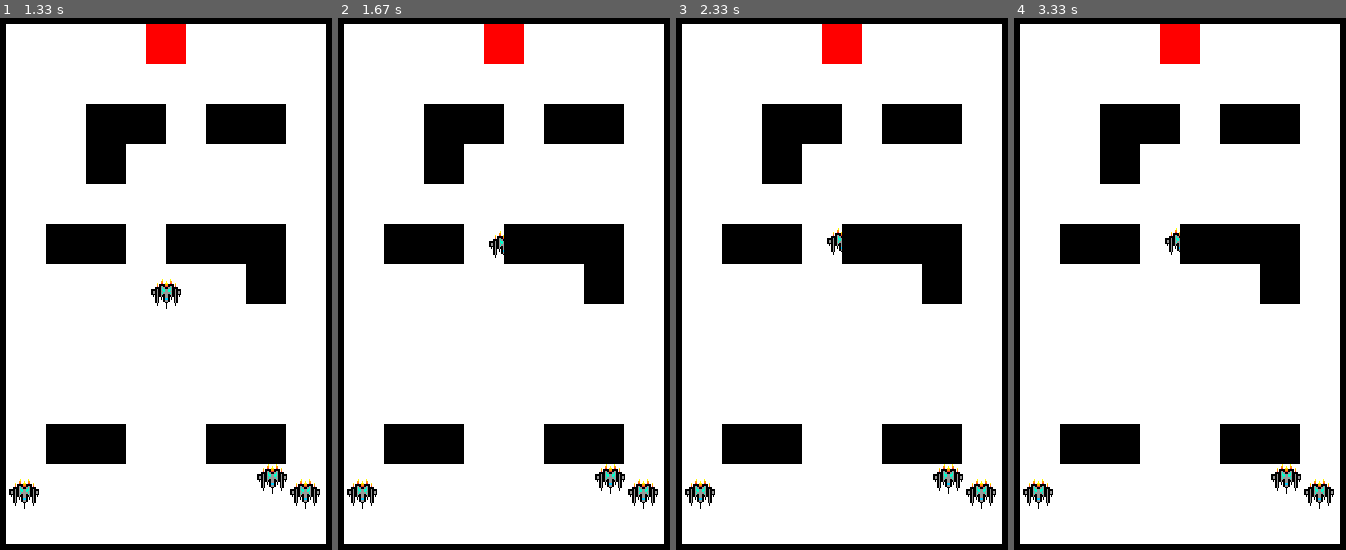
Above: before the commit, frames 1-4 (left to right).
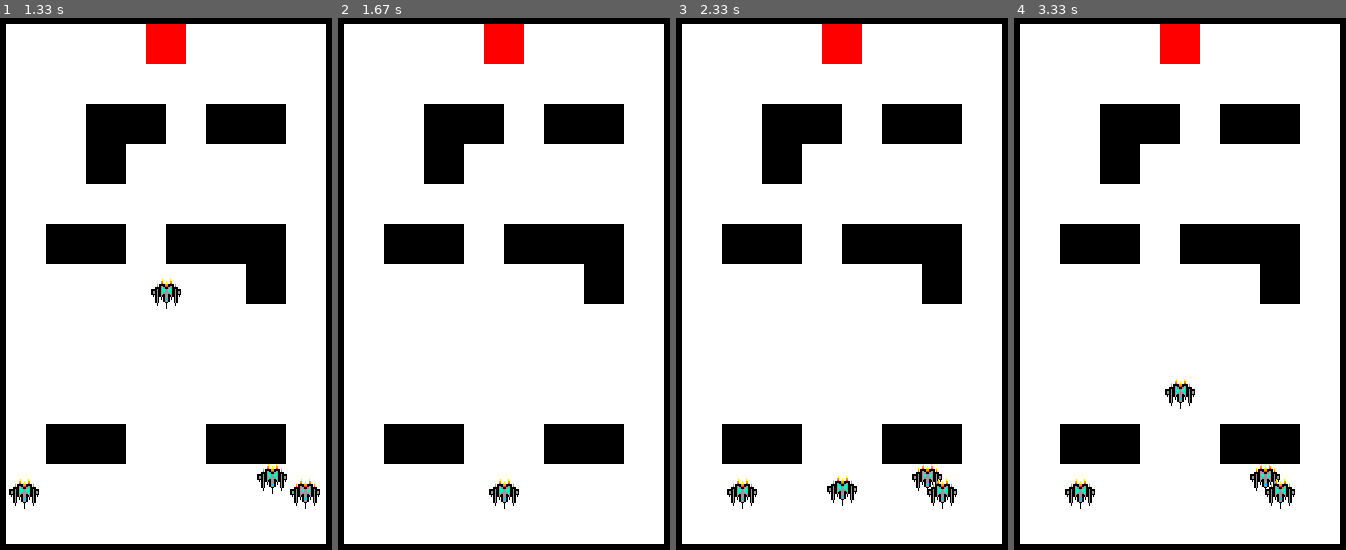
Above: after the commit, the same moments.

Repository: ZacharyGott/Pygame-GeneticAlgo
Game: pygame game, started from gen algo game (2).py
Same seed, same stepped clock (60 frames per second), same inputs: the game is played once before the commit and once after it.
Inputs:
- Up to frame 1 (1.33 s): no input
- Up to frame 2 (1.67 s): no input
- Up to frame 3 (2.33 s): no input
- Up to frame 4 (3.33 s): no input

Frame 1 is identical in both runs. In frame 2, 1.2% of the frame differs, in the area x 2-97%, y 40-93%; in frame 3, 1.8%, in the area x 2-97%, y 39-93%; in frame 4, 1.8%.

Commit message:
Round Restart and GA framwork
Added framework for GA and a "roundEnd()" function to call them and initiate another round. Includes timer, counter for alive bots, and counter for winning bots

Diff:
--- a/gen algo game (2).py
+++ b/gen algo game (2).py
@@ -7,6 +7,7 @@
 # Packages and dependancies
 
 import sys
+import threading
 import random
 import math
 import pygame
@@ -148,6 +149,7 @@
         if col == "E":
             end_rect = pygame.Rect(dx + 20, dy, 40, 40)
             targetPos = (dx + 20, dy)
+            targMid = (dx+39, dy+19)
         dx += 40
     dy += 40
     dx = 0
@@ -354,12 +356,62 @@
 
 # In[8]:
 
+# Genetic Functions
+
+def fitness():
+    pass
+
+def selection():
+    pass
+
+def crossover():
+    pass
+
+def mutation():
+    pass
+
+def distribution():
+    pass
 
 # Function for the game loop
 
+numOfWin = 0
+timer = 0
+
 def gameloop():
 
-    #function containing the loop for the main processes
+     # Function containing the loop for the main processes
+
+    global numOfWin
+    global timer
+
+
+    # Functions for round end
+
+    def roundEnd():
+
+        global numOfWin
+        global timer
+
+        for i in botList:
+            i.canMove = False
+
+        numOfWin = 0
+        timer = 0
+
+        fitness()
+        selection()
+        crossover()
+        mutation()
+        distribution()
+
+        for i in botList:
+            i.xPos = (width * .5) - 15
+            i.yPos = (height * .8) + 15
+            i.fitness = 0
+            i.canMove = True
+
+
 
     inGame = True
 
@@ -372,6 +424,13 @@
                 if event.key == pygame.K_e: sys.exit()
 
         for i in botList:
+
+            # Makes winners if hit target
+
+            if abs(targMid[0]-i.selfCenter[0]) <= 35 and abs(targMid[1]-i.selfCenter[1]) <=35:
+                if numOfWin < 2:
+                    i.fitness = 1000 - numOfWin
+                    numOfWin += 1
 
             # Disables movement if bots are outside of boundaries
             if i.xPos > width-65:
@@ -456,15 +515,23 @@
             i.sensObj = distObj(i.selfCenter, targetPos)
             i.sensList = [i.sensLeft, i.sensFront, i.sensRight, i.sensObj]
 
+        moveCount = 0
+        for i in botList:
+            if i.canMove == False:
+                moveCount += 1
+        if moveCount == 8:
+            roundEnd()
+
         screen.fill(white)
         pygame.draw.rect(screen, (255, 0, 0), end_rect)
         for i in botList:
             screen.blit(i.sprite, (i.xPos, i.yPos))
         for wall in walls:
             pygame.draw.rect(screen, (black), wall.rect)
-        #print(bot1.sensLeft)
-        #print(walls[15].get_BL_corner()[1])
-        #print('')
+        timer += 1
+        if timer > 209:
+            roundEnd()
+        print(timer)
         pygame.display.update()
         clock.tick(30)
 
